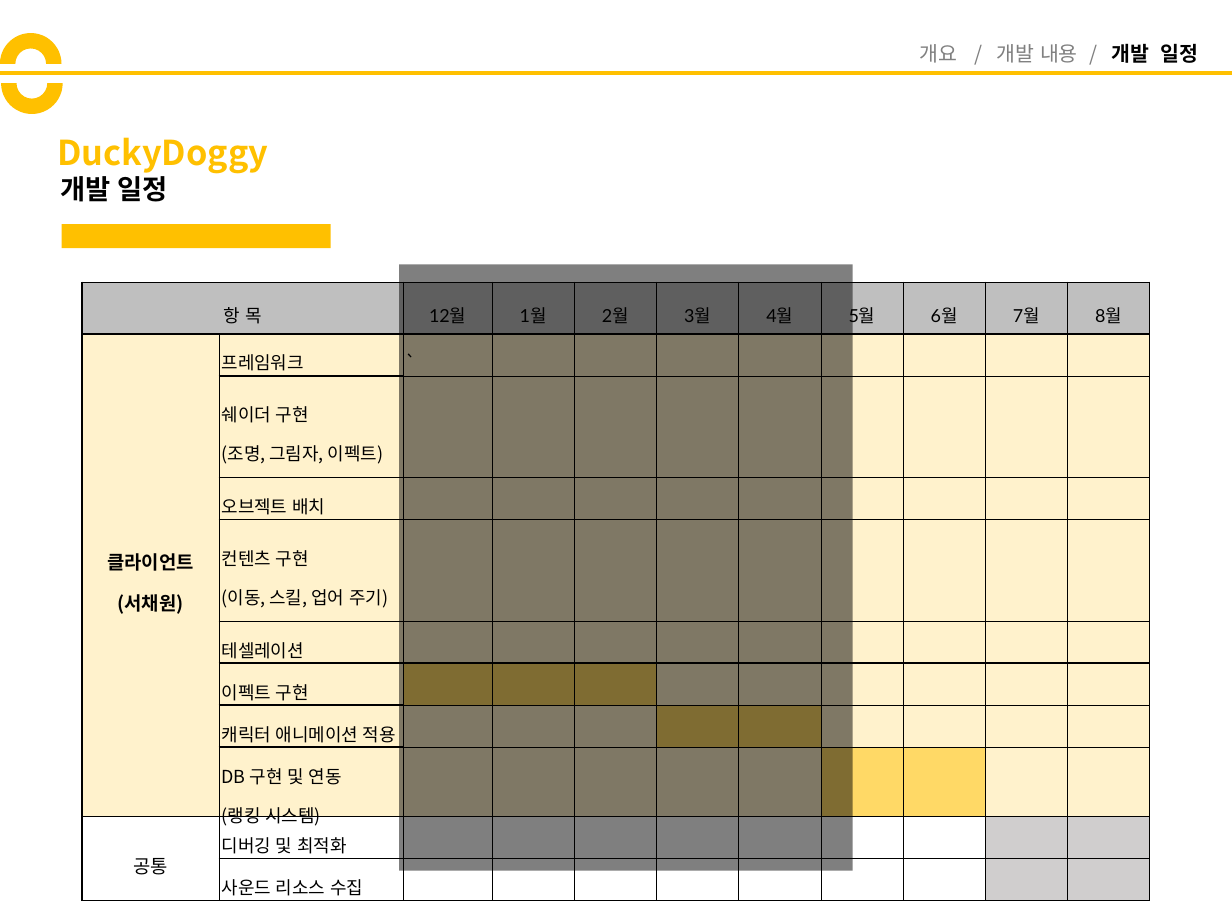
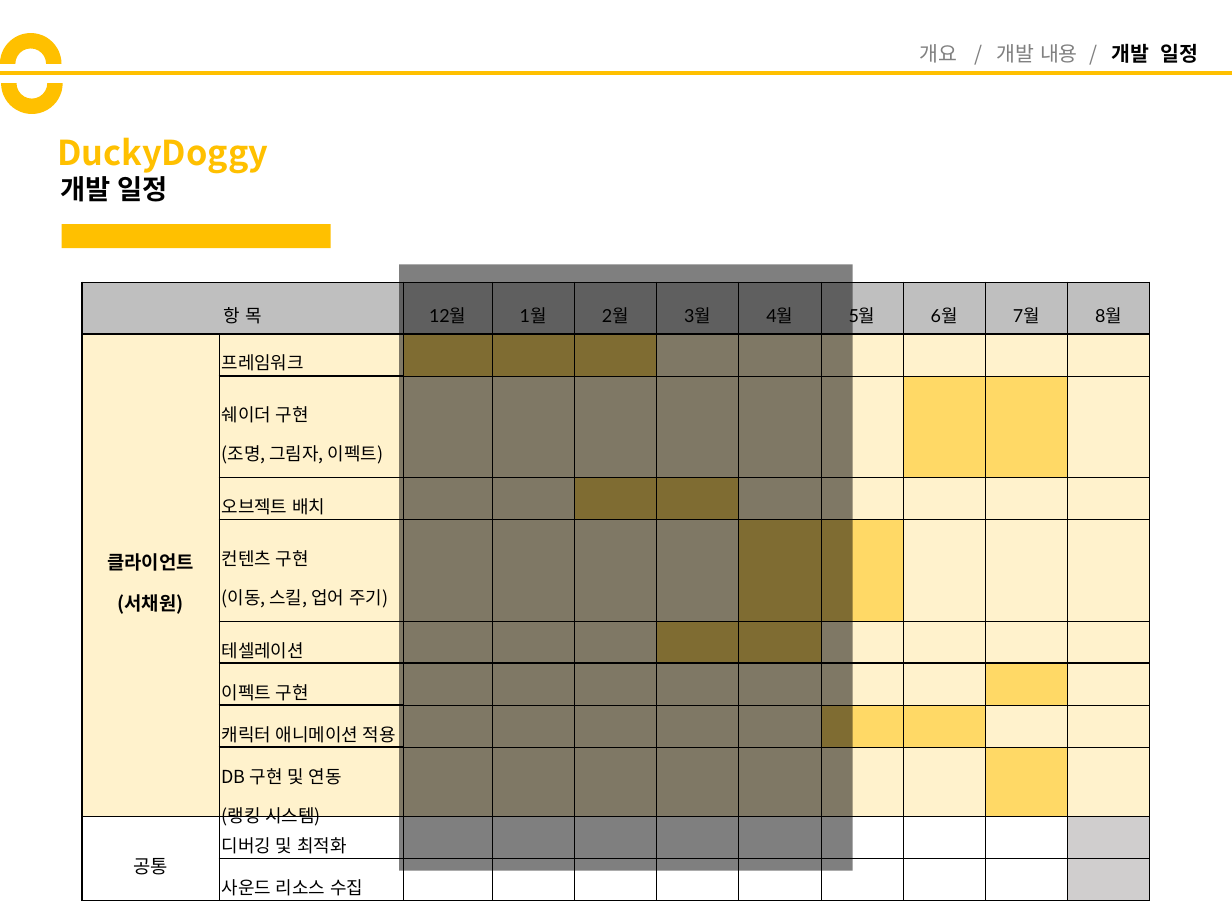
Before and after one commit to codnsj81/HuffAndPuff, a slide deck: slide 10 of 기획 문서/DuckyDoggy_중간발표.pptx. Drawn at 1232x924 pixels with LibreOffice and Linux fonts; fonts in the diff are those of the drawing. Boxes give left, top, right and bottom in pixels: in the first picture for what was removed or moved away, otherwise in the second. Text is boxed around its words. In the diff, an @@ line names an element or a change of style, - is before the commit and + after.

```diff
--- a/기획 문서/DuckyDoggy_중간발표.pptx
+++ b/기획 문서/DuckyDoggy_중간발표.pptx
@@ table at [83, 282, 1152, 900] @@
-row 2, column 3: `
+row 2, column 3: 
@@ fill #FFF2CC to #FFD966 in 15 cells @@
@@ fill #FFD966 to #FFF2CC in 7 cells @@
@@ fill #D0CECE to #FFFFFF in 2 cells @@
```
Also in this commit, not shown: 2 other slides changed.
